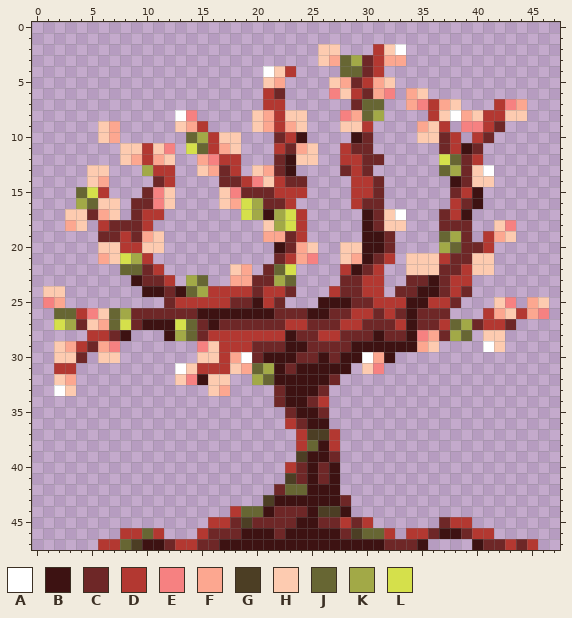
Two states of a pixel-art file, Assets/Sprites/Tree.aseprite. Above is the file before it was changed.
48x48 pixels, 1 frame.
Visible layers, top first: "Layer 2", "Layer 1".
Palette (. is transparent): A #ffffff  B #3d1212  C #6e2727  D #b33831  E #f68181  F #fca790  G #4c3e24  H #fdcbb0  J #676633  K #a2a947  L #d5e04b
Pixels before, first column x 1:
 2 .........................HH...DHA.............
 3 .........................HFJKCDFF.............
 4 ....................AHD....JJCD...............
 5 ....................HF....HFCDFH..............
 6 ....................DC....EHDCFE.FH...........
 7 ....................DD......CJJ..FEDFH...DEF..
 8 ............AE.....HFDHH...EFJK....DHAFHDDHH..
 9 .....HF.....HFD....HFDFH...HHD....FHD.EEDC....
10 .....HF......JKDHH...CDB....BC....HHCD.DC.....
11 .......HHDHE.LJDFH...DCFH..DCC......CDBC......
12 .......HFDFH..FEDD...CBHH..DDCC.....LJCD......
13 ....HH...KDD..HFCD.HFCB....CDC......JKCHA.....
14 ....HF....CD....CCDEHDCC....DDC......BCHH.....
15 ...JLD...CEH....HECCCDDD....DDC......CDB......
16 ...KJHH.CCEH....HFLKCCD.....DCC......DCB......
17 ..HHCFH.CDD.......LKBKLD.....BCHA...CDB.......
18 ..FH.DCCCD..........HKLD.....BCHH...CCC..HE...
19 .....CCDCFH.........FFCD.....BBC....JKC.DFH...
20 .....HHDDHH..........BCFH..HHBBC....KJCCD.....
21 .....FHLKD...........CDFE..HFBCD.HHHDCCHH.....
22 .......JJCD......HF.CJL....DBCD..HHHCCDHH.....
23 ........BCCD.KJ..FFCCKJ....CCDD..CCBCDD.......
24 HH.......BBCBJKDDDDCDDC...DCCDD.CCBBCDC.......
25 EF.........CDDDDDCCBDC...BBBCCDDDBBDDC...HE.FH
26 .JJDEHJKCCCCCCBBBBBBBCCCBBCCDDCDCBCCC...DFHDFE
27 .LKCHFJLCBBBLJCBCCCCCCDDCCCDDCCCDBCCDJKCDDC...
28 ....DDCB...BKJCDDDDDDDBCCDDCCCBCCBEFCKJ.HH....
29 .HFDCFE.......EHDDDCCCBBCCCCBBBBBBFH....AH....
30 .HHC.HH.......HHDFACBBBCCBCBBAFB..............
31 .DD.........AHDDDHFJKBCBBBBB.HE...............
32 .HF.........HEBHH..KJBBBBBC...................
33 .AH............HF....CBBBC....................
34 .....................CBBCD....................
35 ......................CBBC....................
36 ......................DCBB....................
37 .......................DGGD...................
38 .......................DJBD...................
39 .......................GBBC...................
40 ......................DCBCB...................
41 ......................GCBCB...................
42 .....................CJJBBB...................
43 ....................GBBBBBBC..................
44 .................DJJBCCCBGGB..................
45 ...............DDCGCCCCBBCCDCD......CDD.......
46 .......DDJD...DCCCBBBCBBBBBCGJJD.DDCBBCDD.....
47 .....DDJGBBCDDCCBBBBBBBBBBBBBBBCCCB....BCCDCD.
After the commit:
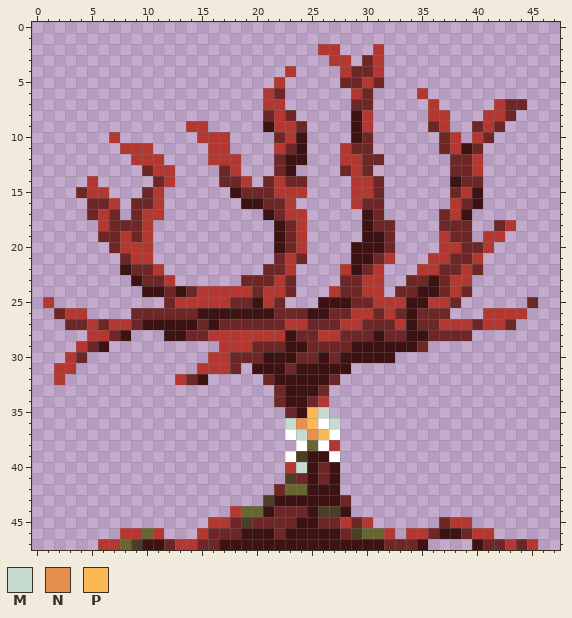
Colours new in this view: M #c7dcd0  N #e6904e  P #fbb954
Diff:
layer "Layer 2" now hidden
Changed rows in their new state; - is an unchanged pixel.
first column x 1:
 2 -------------------------DD----..-------------
 3 -------------------------.DD.--..-------------
 4 --------------------..-----DC-----------------
 5 --------------------.D----.C--C.--------------
 6 --------------------------..--..-.D-----------
 7 -----------------------------C.--..-..----CC--
 8 ------------..-----.C-C.---.BD.-----D...--C.--
 9 -----..-----.D-----.B-DC---.B-----.C--.C------
10 -----.D------.D-D.----------------..----------
11 -------DD-..-..-D.-----B.---------------------
12 -------.D-D.--.D-------B.-----------.C--------
13 ----..---C----..---..---------------.C-D.-----
14 ----D.-------------.C------------------C.-----
15 ---CD-----D.----.B----------------------------
16 ---.CCD---D.----..BB--------------------------
17 --..-DC-----------..-CD--------..-------------
18 --..----------------.BC--------C.--------CD---
19 ---------D.---------.B--------------DC---D.---
20 -----.C--D.------------D.--.B-------DD--------
21 -----..CD--------------C.--.B----..D---D.-----
22 -------BC--------..--CD----------.DD---C.-----
23 -------------..--.C--DC-----------------------
24 ..-----------CD-------------------------------
25 D.---------------------------------------..-C.
26 -CD-....---------------------------------DD-..
27 -.C-DCDD----BB-----------------------DD-------
28 ------------BC--------------------BC-CC-..----
29 -..--B.-------..------------------C.----..----
30 -.D--..-------.D-CC----------BB---------------
31 ------------..---C.BB--------..---------------
32 -D.---------DC-..--.C-------------------------
33 -..------------..-----------------------------
35 ------------------------PM--------------------
36 ----------------------MNPAM-------------------
37 ----------------------AMNPA-------------------
38 -----------------------A-A--------------------
39 ----------------------A---A-------------------
40 -----------------------M----------------------
